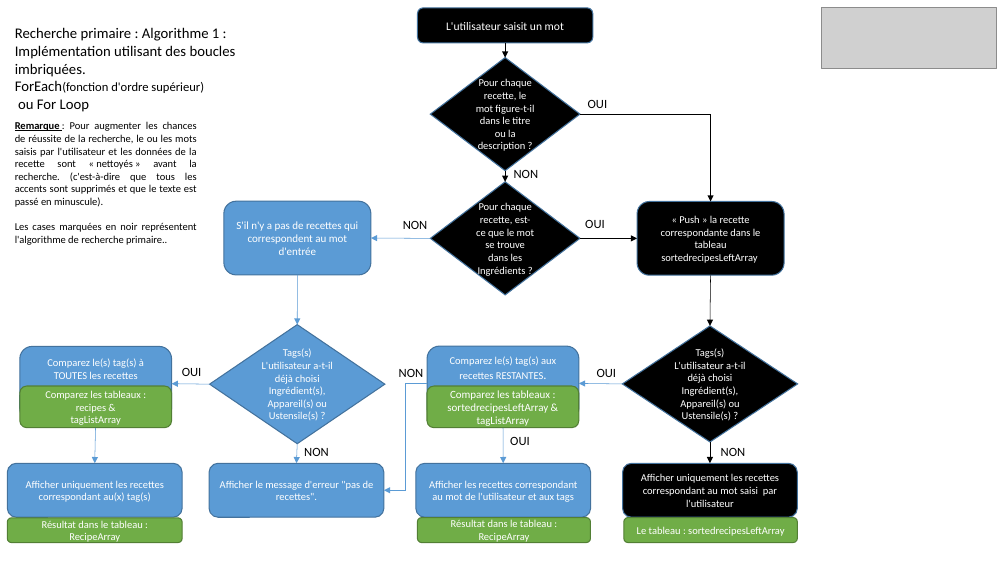
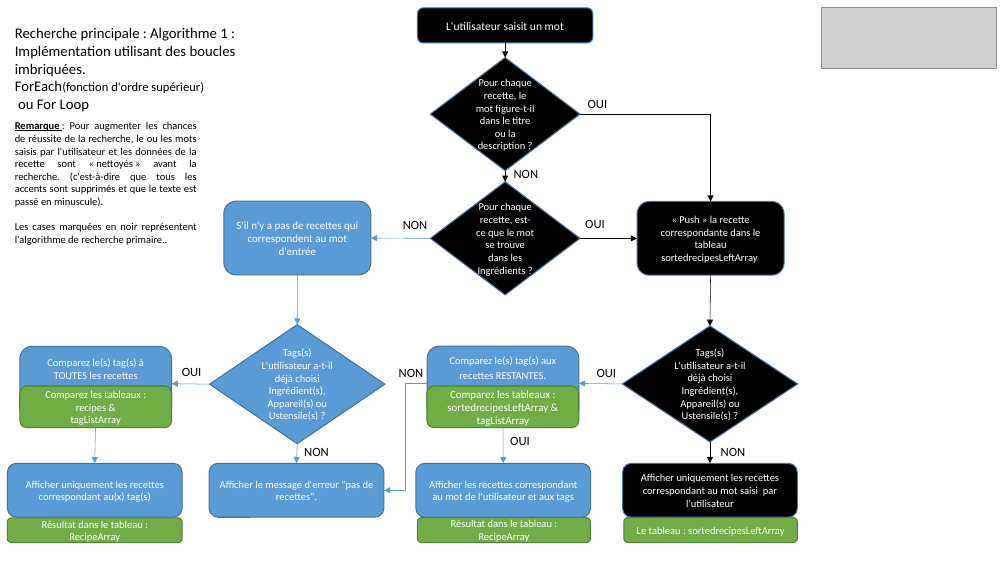
Before and after one commit to Stevens-Mark/LesPetitsPlats, a slide deck: slide 5 of Testing Results & functionality repot/flowchaw charts of the program logic.pptx. Drawn at 1008x567 pixels with LibreOffice and Linux fonts; fonts in the diff are those of the drawing; grey boxes stand for pictures. Boxes give left, top, right and bottom in pixels: in the first picture for what was removed or moved away, otherwise in the second. Text is boxed around its words. In the diff, an @@ line names an element or a change of style, - is before the commit and + after.

```diff
--- a/Testing Results & functionality repot/flowchaw charts of the program logic.pptx
+++ b/Testing Results & functionality repot/flowchaw charts of the program logic.pptx
@@ text at [15,27,227,41]: text changed @@
-Recherche primaire : Algorithme 1 :
+Recherche principale : Algorithme 1 :
```
Also in this commit, not shown: 6 other slides changed, 1 slide added, 9 other files.
